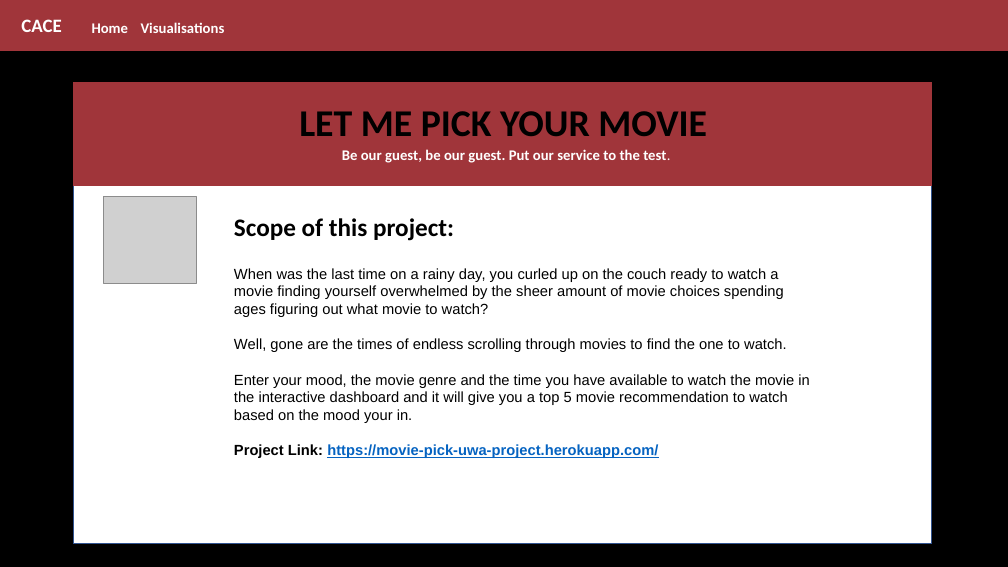
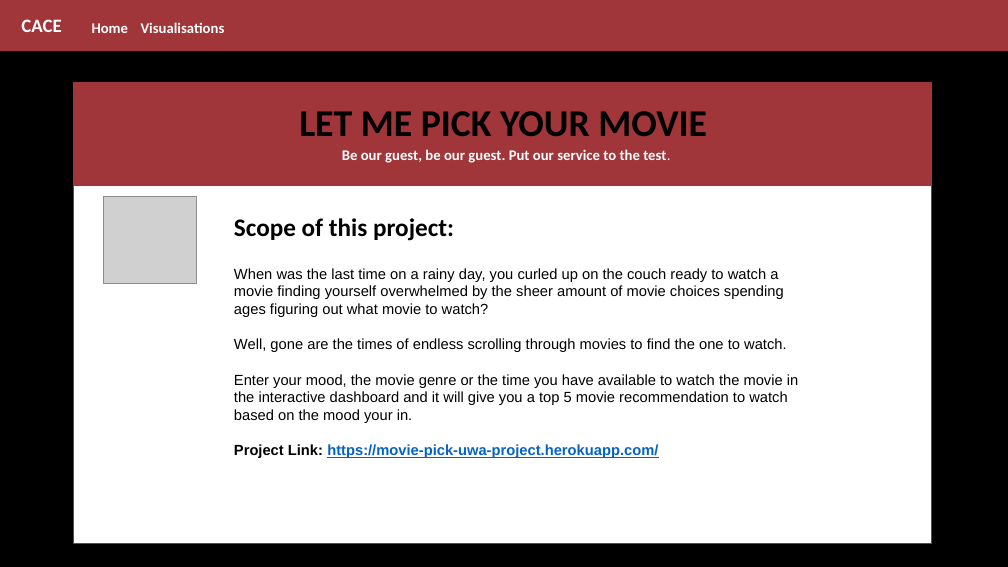
Before and after one commit to CarmenK2/Movie_Pick, a slide deck: slide 2 of Presentation/MoviePick.pptx. Drawn at 1008x567 pixels with LibreOffice and Linux fonts; fonts in the diff are those of the drawing; grey boxes stand for pictures. Boxes give left, top, right and bottom in pixels: in the first picture for what was removed or moved away, otherwise in the second. Text is boxed around its words. In the diff, an @@ line names an element or a change of style, - is before the commit and + after.

```diff
--- a/Presentation/MoviePick.pptx
+++ b/Presentation/MoviePick.pptx
@@ text at bbox=[234, 374, 798, 423]: text changed @@
-Enter your mood, the movie genre and the time you have available to watch the movie in the interactive dashboard and it will give you a top 5 movie recommendation to watch based on the mood your in.
+Enter your mood, the movie genre or the time you have available to watch the movie in the interactive dashboard and it will give you a top 5 movie recommendation to watch based on the mood your in.
```
Also in this commit, not shown: 2 other slides changed, 4 other files.
